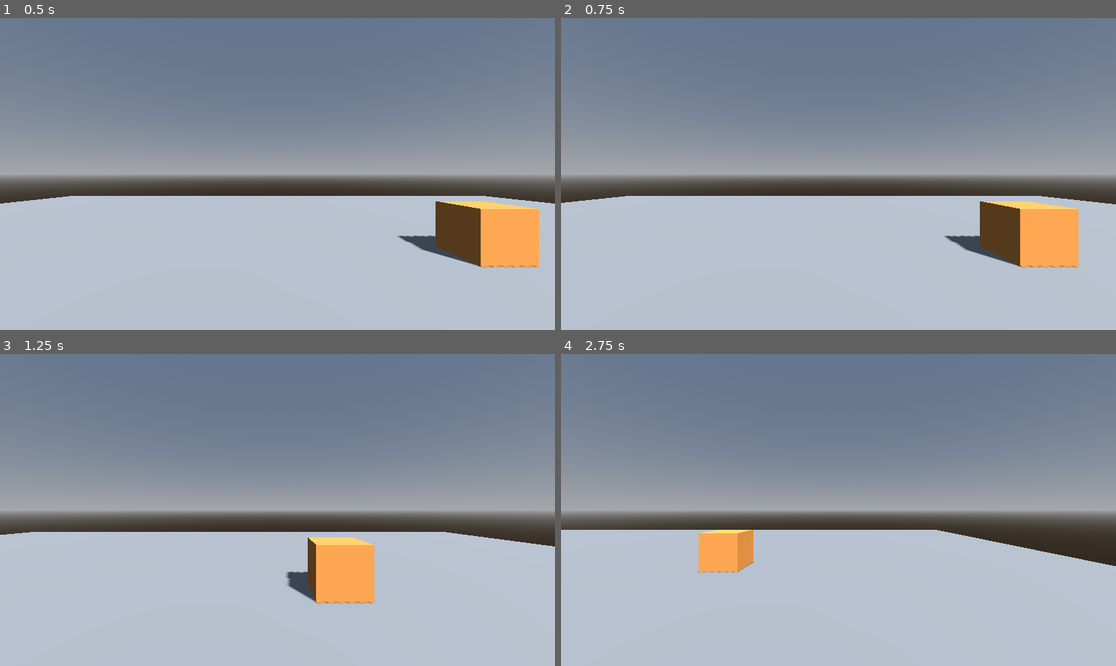
Above: before the commit, frames 1-4 (two rows, left to right).
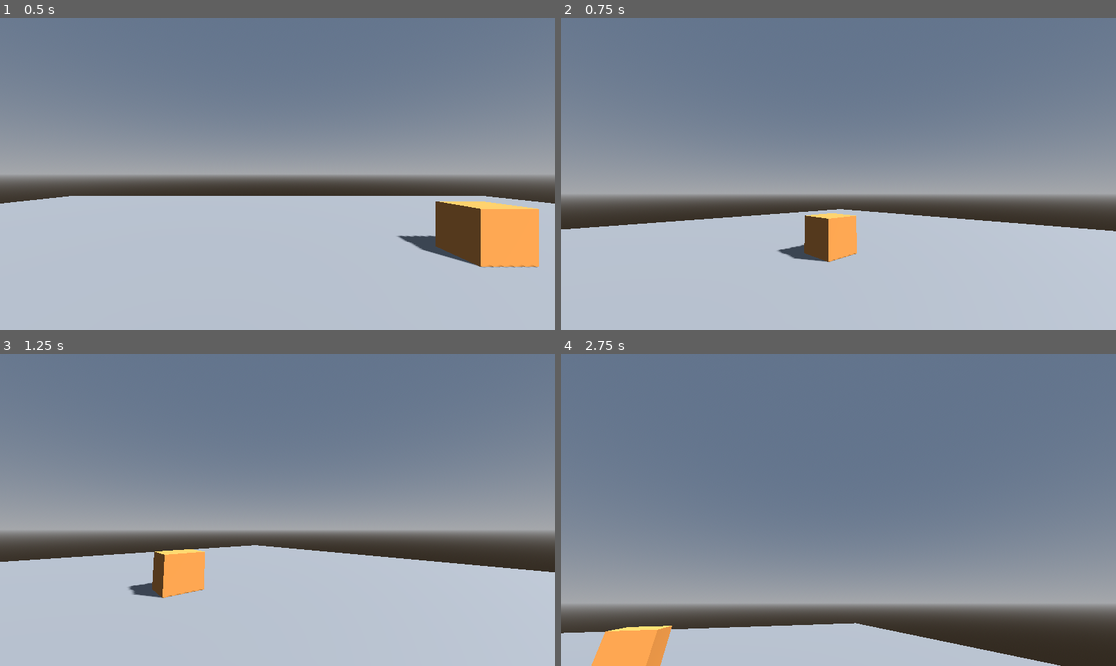
Above: after the commit, the same moments.

Repository: jhonatann-marquez/ZonaCero
Game: Godot game, scene res://main.tscn
Two runs of this game, one before a commit and one after it. Both use one fixed random seed, a clock stepped at 60 frames per second and the inputs below.
Inputs (mouse positions are in pixels of both pictures, inside the frame that each line leads up to):
- Up to frame 1 (0.5 s): no input
- Up to frame 2 (0.75 s): tap Enter at 0.5 s; move the mouse to (960, 158) at 0.52 s; hold D (move_right) from 0.53 s (still down); hold Shift (correr) from 0.53 s (still down)
- Up to frame 3 (1.25 s): keep holding D (move_right); keep holding Shift (correr)
- Up to frame 4 (2.75 s): move the mouse to (727, 525) at 1.27 s; release D (move_right) at 1.28 s; release Shift (correr) at 1.28 s; hold S (move_down) 1.28-2.03 s; tap Shift (correr) at 1.35 s; move the mouse to (894, 441) at 2.02 s; hold D (move_right) from 2.03 s (still down); hold Shift (correr) from 2.03 s (still down)

Frame 1 is identical in both runs. In frame 2, 18% of the frame differs, in the area x 0-100%, y 50-81%; in frame 3, 18%; in frame 4, 58%, in the area x 0-100%, y 32-100%.

Commit message:
T8 N2 Tarea A mirar con el mouse

Diff:
--- a/camara_primera.gd
+++ b/camara_primera.gd
@@ -2,12 +2,24 @@
 
 @export var objetivo: Node3D
 @export var altura_ojos = 1.6
+@export var sensibilidad = 0.003
 
 func _ready():
 	top_level = true
-	rotation = Vector3.ZERO  # Empieza mirando al frente (-Z)
+	rotation = Vector3.ZERO  # empieza mirando al frente (-Z)
 	if objetivo and objetivo.has_node("Modelo"):
-		objetivo.get_node("Modelo").visible = false  # Esconde el modelo para que no tape la vista
+		objetivo.get_node("Modelo").visible = false  # oculta el modelo
+	Input.mouse_mode = Input.MOUSE_MODE_CAPTURED  # atrapa el puntero del mouse
+
+func _unhandled_input(evento):
+	if evento.is_action_pressed("ui_cancel"):
+		Input.mouse_mode = Input.MOUSE_MODE_VISIBLE  # ESC libera el ratón
+
+	var capturado = Input.mouse_mode == Input.MOUSE_MODE_CAPTURED
+	if evento is InputEventMouseMotion and capturado:
+		rotation.y -= evento.relative.x * sensibilidad
+		rotation.x -= evento.relative.y * sensibilidad
+		rotation.x = clamp(rotation.x, deg_to_rad(-80), deg_to_rad(80))
 
 func _physics_process(delta):
 	if objetivo:
Not shown, removed: README.md.txt
